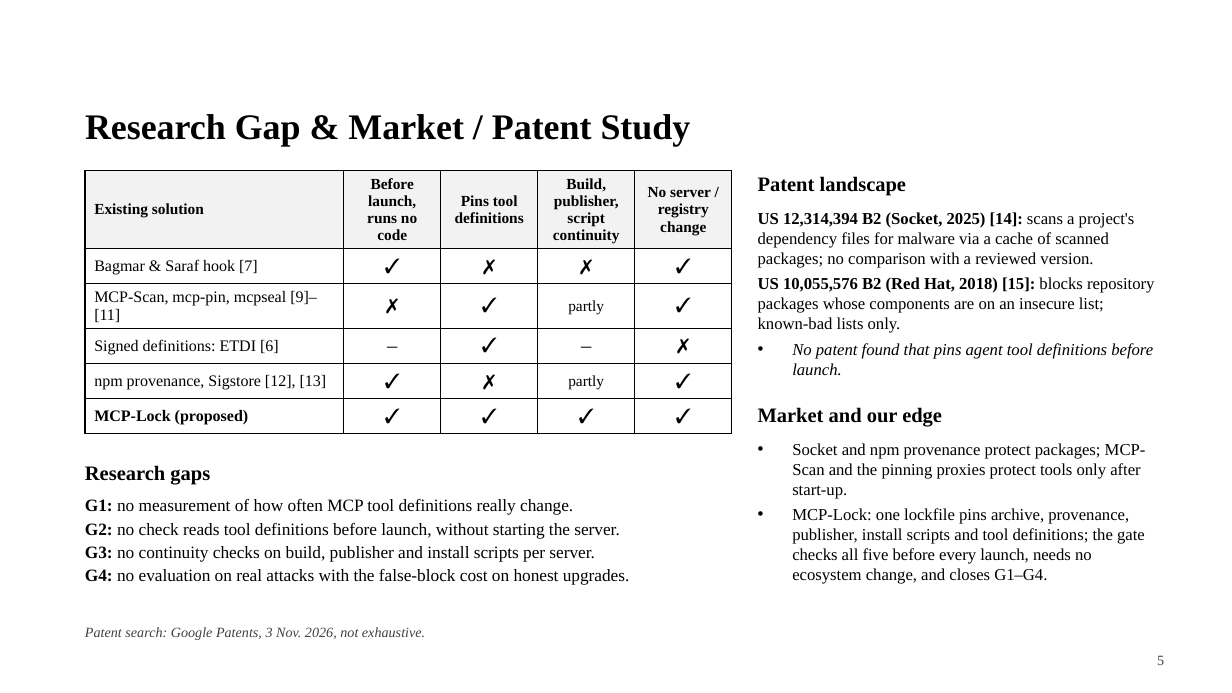
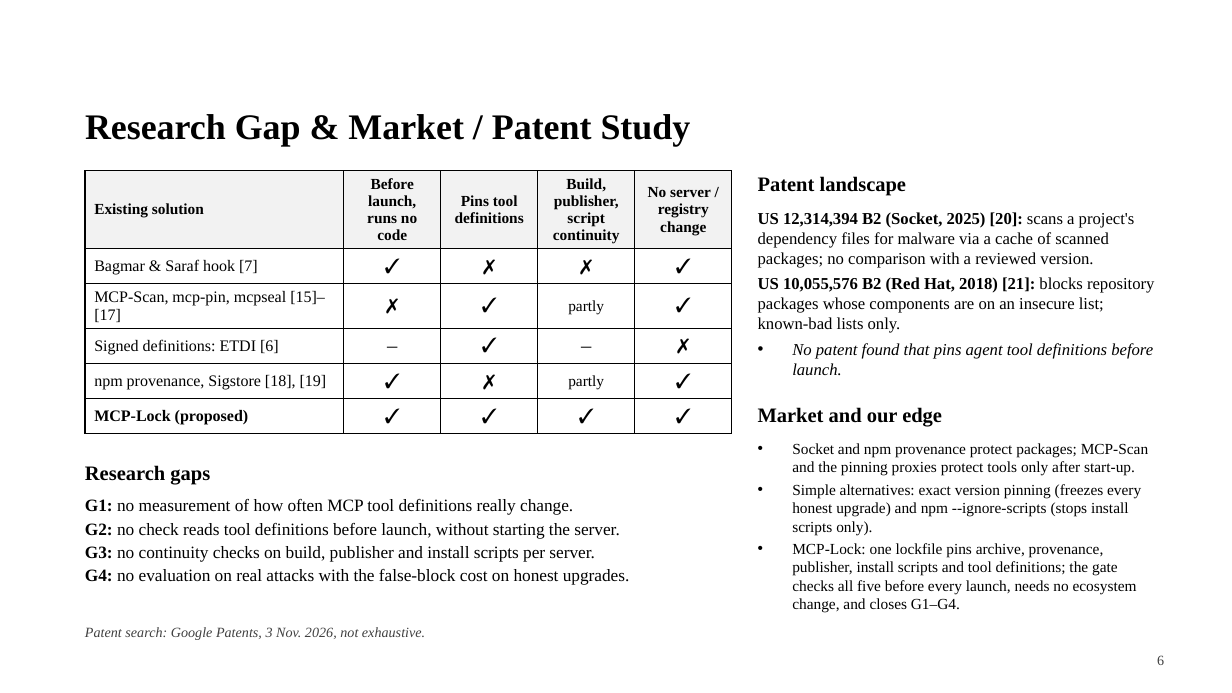
Before and after one commit to ftaakash/MCP-Lock, a slide deck: slide 6 of reports/presentation/MCP-Lock-Review0.pptx (slide 5 before the commit). Drawn at 1232x693 pixels with LibreOffice and Linux fonts; fonts in the diff are those of the drawing; background and template pictures are left out. Boxes give left, top, right and bottom in pixels: in the first picture for what was removed or moved away, otherwise in the second. Text is boxed around its words. In the diff, an @@ line names an element or a change of style, - is before the commit and + after.

Commit message:
docs: Review 0 deck adds six verified 2022-2026 papers, simple alternatives, CSBS and guide title

```diff
--- a/reports/presentation/MCP-Lock-Review0.pptx
+++ b/reports/presentation/MCP-Lock-Review0.pptx
@@ table at box(85, 171, 732, 429) @@
-row 3, column 1: MCP-Scan, mcp-pin, mcpseal [9]–[11]
+row 3, column 1: MCP-Scan, mcp-pin, mcpseal [15]–[17]
-row 5, column 1: npm provenance, Sigstore [12], [13]
+row 5, column 1: npm provenance, Sigstore [18], [19]
@@ text at box(758, 212, 1155, 333): text changed @@
-• US 12,314,394 B2 (Socket, 2025) [14]: scans a project's dependency files for malware via a cache of scanned packages; no comparison with a reviewed version.
-• US 10,055,576 B2 (Red Hat, 2018) [15]: blocks repository packages whose components are on an insecure list; known-bad lists only.
+• US 12,314,394 B2 (Socket, 2025) [20]: scans a project's dependency files for malware via a cache of scanned packages; no comparison with a reviewed version.
+• US 10,055,576 B2 (Red Hat, 2018) [21]: blocks repository packages whose components are on an insecure list; known-bad lists only.
@@ text at box(792, 443, 1148, 613): size 13 to 12 pt in "Socket and npm provenance protect packages; MCP-Scan ...", "MCP-Lock: one lockfile pins archive, provenance, publisher, ..."; less space between paragraphs @@
@@ text at box(792, 484, 1141, 535): paragraph added @@
+• Simple alternatives: exact version pinning (freezes every honest upgrade) and npm --ignore-scripts (stops install scripts only).
@@ page number at box(1157, 655, 1164, 665): text changed @@
-5
+6
```
Also in this commit, not shown: 4 other slides changed, 1 slide added, 2 other files.
